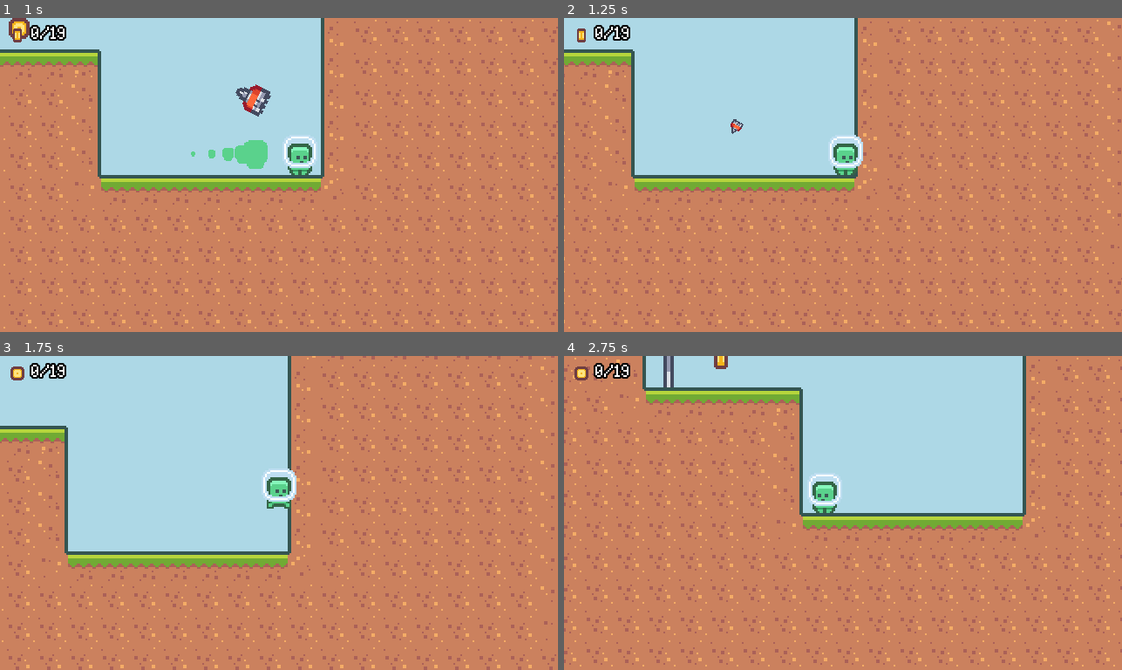
Above: before the commit, frames 1-4 (two rows, left to right).
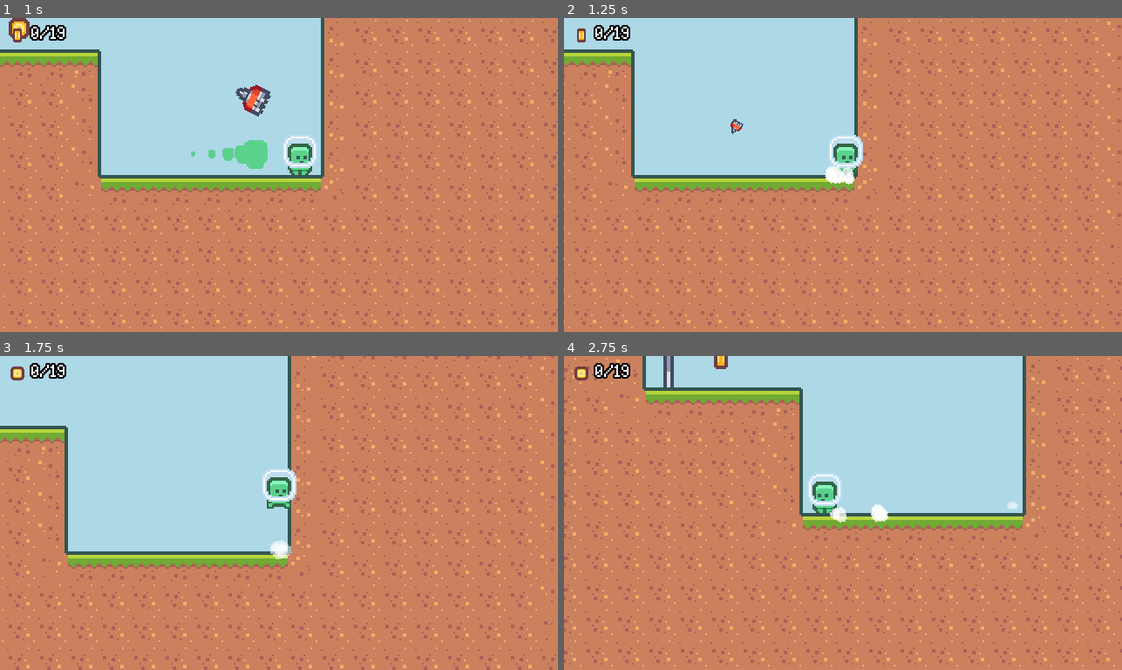
Above: after the commit, the same moments.

Repository: rprav-n/2D-Platformer
Game: Godot game, scene res://scenes/main/main.tscn
The game is run twice, just before and just after one commit, with the same random seed, the same clock (stepped at 60 frames per second) and the same inputs.
Inputs:
- Up to frame 1 (1 s): hold Right (move_right) from 0.53 s (still down); tap Shift (dash) at 0.6 s; tap Space (jump) at 0.77 s
- Up to frame 2 (1.25 s): keep holding Right (move_right)
- Up to frame 3 (1.75 s): keep holding Right (move_right); tap Shift (dash) at 1.35 s; tap Space (jump) at 1.52 s
- Up to frame 4 (2.75 s): release Right (move_right) at 2.03 s; hold A (move_left) from 2.03 s (still down); tap Shift (dash) at 2.1 s

Frame 1 is identical in both runs. In frame 2, 0.2% of the frame differs, in the area x 46-53%, y 46-54%; in frame 3, 0.2%; in frame 4, 0.3%, in the area x 47-82%, y 46-54%.

Commit message:
Added player footstep particles

Diff:
--- /dev/null
+++ b/scenes/particles/footstep/footstep_particles.tscn
@@ -0,0 +1,95 @@
+[gd_scene load_steps=10 format=3 uid="uid://c0vsk0v3v0vxk"]
+
+[ext_resource type="Texture2D" uid="uid://cgcbb8pndi1dn" path="res://assets/effects/particles.png" id="1_t3b8y"]
+
+[sub_resource type="CanvasItemMaterial" id="CanvasItemMaterial_au2us"]
+particles_animation = true
+particles_anim_h_frames = 3
+particles_anim_v_frames = 1
+particles_anim_loop = false
+
+[sub_resource type="Gradient" id="Gradient_ddyaf"]
+offsets = PackedFloat32Array(0.0157895, 0.473684, 1)
+colors = PackedColorArray(1, 1, 1, 0.784314, 1, 1, 1, 0.705882, 1, 1, 1, 0.392157)
+
+[sub_resource type="GradientTexture1D" id="GradientTexture1D_uriy7"]
+gradient = SubResource("Gradient_ddyaf")
+
+[sub_resource type="Curve" id="Curve_s2jjn"]
+_data = [Vector2(0, 0.0210526), 0.0, 0.0, 0, 0, Vector2(0.0769231, 1), 0.0, 0.0, 0, 0, Vector2(0.751131, 1), 0.0, 0.0, 0, 0, Vector2(1, 0), 0.0, 0.0, 0, 0]
+point_count = 4
+
+[sub_resource type="CurveTexture" id="CurveTexture_p5one"]
+curve = SubResource("Curve_s2jjn")
+
+[sub_resource type="ParticleProcessMaterial" id="ParticleProcessMaterial_xpiro"]
+emission_shape = 1
+emission_sphere_radius = 3.0
+particle_flag_disable_z = true
+direction = Vector3(0, 1, 0)
+gravity = Vector3(0, -20, 0)
+initial_velocity_min = 1.0
+initial_velocity_max = 5.0
+angular_velocity_min = 180.0
+angular_velocity_max = 180.0
+orbit_velocity_min = 0.0
+orbit_velocity_max = 0.0
+scale_max = 1.5
+scale_curve = SubResource("CurveTexture_p5one")
+color_ramp = SubResource("GradientTexture1D_uriy7")
+anim_offset_min = 1.0
+anim_offset_max = 1.0
+
+[sub_resource type="Animation" id="Animation_uinrj"]
+resource_name = "default"
+length = 1.5
+tracks/0/type = "value"
+tracks/0/imported = false
+tracks/0/enabled = true
+tracks/0/path = NodePath("GPUParticles2D:emitting")
+tracks/0/interp = 1
+tracks/0/loop_wrap = true
+tracks/0/keys = {
+"times": PackedFloat32Array(0),
+"transitions": PackedFloat32Array(1),
+"update": 1,
+"values": [true]
+}
+tracks/1/type = "method"
+tracks/1/imported = false
+tracks/1/enabled = true
+tracks/1/path = NodePath(".")
+tracks/1/interp = 1
+tracks/1/loop_wrap = true
+tracks/1/keys = {
+"times": PackedFloat32Array(1.5),
+"transitions": PackedFloat32Array(1),
+"values": [{
+"args": [],
+"method": &"queue_free"
+}]
+}
+
+[sub_resource type="AnimationLibrary" id="AnimationLibrary_6c3r4"]
+_data = {
+"default": SubResource("Animation_uinrj")
+}
+
+[node name="FootstepParticles" type="Node2D"]
+
+[node name="GPUParticles2D" type="GPUParticles2D" parent="."]
+material = SubResource("CanvasItemMaterial_au2us")
+emitting = false
+amount = 3
+process_material = SubResource("ParticleProcessMaterial_xpiro")
+texture = ExtResource("1_t3b8y")
+lifetime = 0.75
+one_shot = true
+explosiveness = 0.9
+randomness = 0.5
+
+[node name="AnimationPlayer" type="AnimationPlayer" parent="."]
+autoplay = "default"
+libraries = {
+"": SubResource("AnimationLibrary_6c3r4")
+}
--- a/scenes/player/player.gd
+++ b/scenes/player/player.gd
@@ -5,6 +5,7 @@
 signal died
 
 var player_death_scene: PackedScene = preload("res://scenes/player_death/player_death.tscn")
+var footstep_particles_scene: PackedScene = preload("res://scenes/particles/footstep/footstep_particles.tscn")
 
 enum State { NORMAL, DASHING }
 
@@ -72,6 +73,9 @@
 	if was_on_floor && !is_on_floor():
 		coyote_timer.start()
 
+	if !was_on_floor && is_on_floor() && !is_new_state:
+		spawn_footstep_particles(1.5)
+
 	if is_on_floor():
 		can_double_jump = true
 		can_dash = true
@@ -137,6 +141,13 @@
 	return 1 if animated_sprite_2d.flip_h else -1
 
 
+func spawn_footstep_particles(f_scale: float = 1.0):
+	var footstep_particle: Node2D = footstep_particles_scene.instantiate() as Node2D
+	get_parent().add_child(footstep_particle)
+	footstep_particle.scale = Vector2.ONE * f_scale
+	footstep_particle.global_position = global_position
+
+
 func _on_hazard_area_area_entered(_area: Area2D):
 	call_deferred("kill")
 
@@ -150,3 +161,8 @@
 	player_death_instance.global_position = global_position
 
 	emit_signal("died")
+
+
+func _on_animated_sprite_2d_frame_changed():
+	if animated_sprite_2d.animation == "run" and animated_sprite_2d.frame == 0:
+		spawn_footstep_particles()
--- a/scenes/player/player.tscn
+++ b/scenes/player/player.tscn
@@ -85,7 +85,6 @@
 lifetime = 0.4
 
 [node name="PickupArea" type="Area2D" parent="."]
-visible = false
 collision_layer = 4
 collision_mask = 0
 
@@ -94,7 +93,6 @@
 shape = SubResource("CircleShape2D_oyoq8")
 
 [node name="HazardArea" type="Area2D" parent="."]
-visible = false
 collision_layer = 0
 collision_mask = 72
 
@@ -104,7 +102,7 @@
 
 [node name="AnimatedSprite2D" type="AnimatedSprite2D" parent="."]
 sprite_frames = SubResource("SpriteFrames_1urw2")
-animation = &"idle"
+animation = &"run"
 autoplay = "idle"
 offset = Vector2(0, -12)
 
@@ -123,3 +121,4 @@
 disabled = true
 
 [connection signal="area_entered" from="HazardArea" to="." method="_on_hazard_area_area_entered"]
+[connection signal="frame_changed" from="AnimatedSprite2D" to="." method="_on_animated_sprite_2d_frame_changed"]
